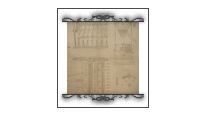
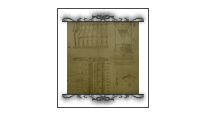
Two versions of the same layered image (207×116). Layer-by-layer changes:
showed "#", painted on it over left=67, top=22, right=139, bottom=94
